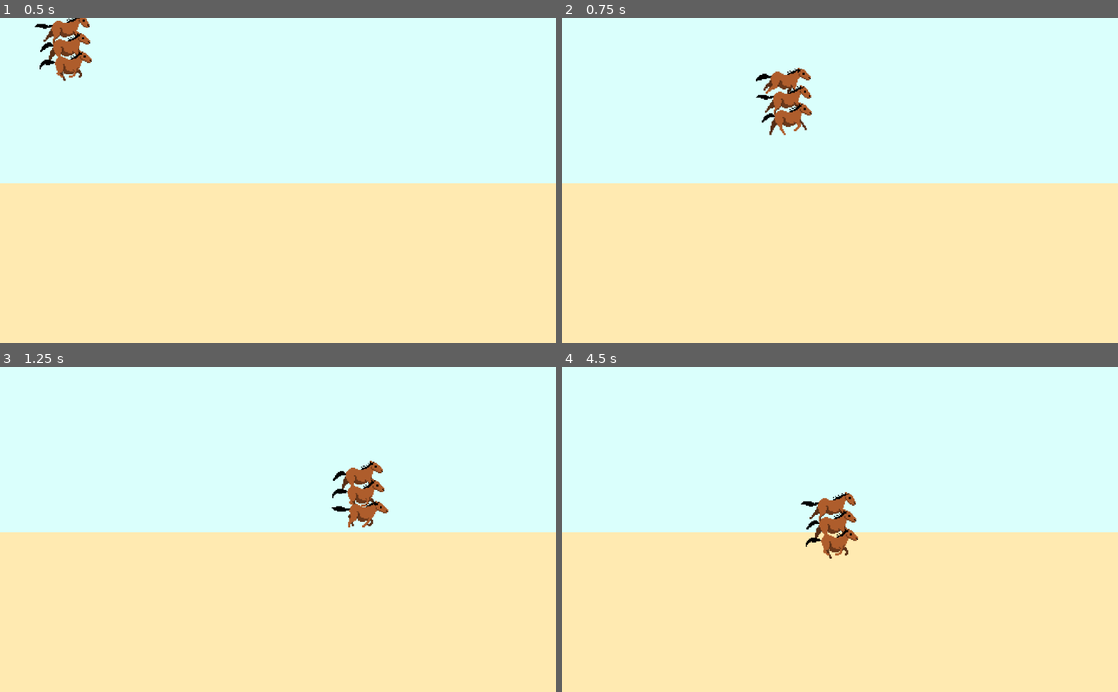
Above: before the commit, frames 1-4 (two rows, left to right).
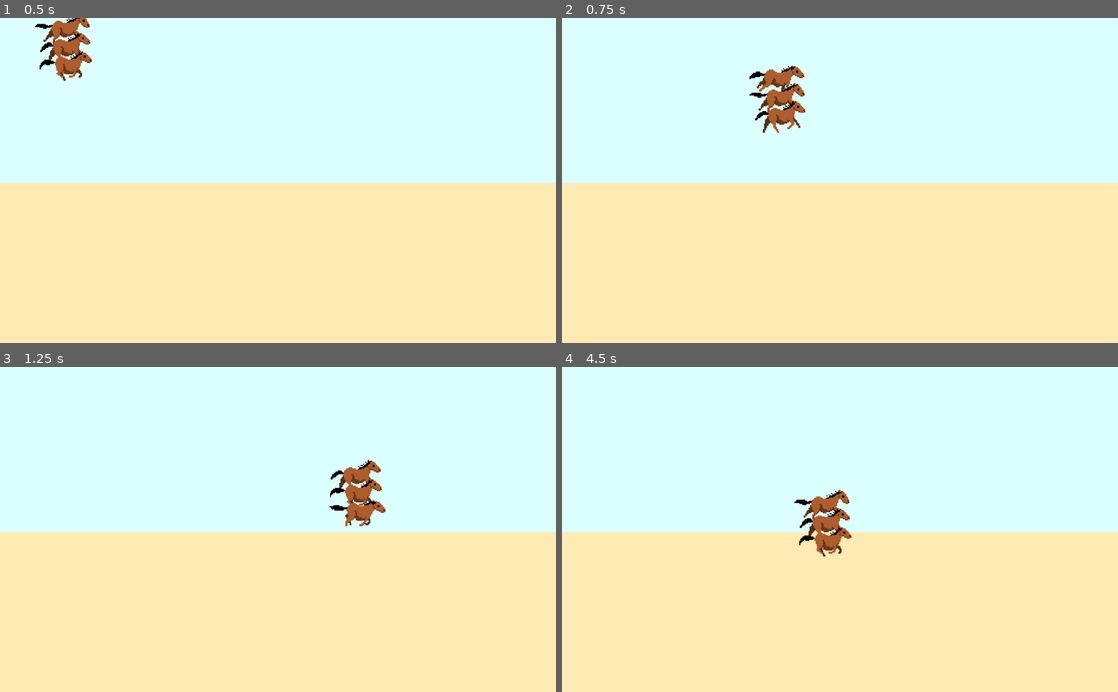
Above: after the commit, the same moments.

Repository: Lanilor53/troika
Game: Godot game, scene res://Road.tscn
Two runs of this game, one before a commit and one after it. Both use one fixed random seed, a clock stepped at 60 frames per second and the inputs below.
Inputs (mouse positions are in pixels of both pictures, inside the frame that each line leads up to):
- Up to frame 1 (0.5 s): no input
- Up to frame 2 (0.75 s): move the mouse to (962, 164) at 0.52 s; right-click (962, 164) at 0.6 s
- Up to frame 3 (1.25 s): click (400, 513) at 0.8 s
- Up to frame 4 (4.5 s): move the mouse to (728, 545) at 1.27 s; click (728, 545) at 1.35 s; right-click (728, 545) at 1.55 s; move the mouse to (895, 458) at 2.02 s; right-click (895, 458) at 2.1 s; click (895, 458) at 2.3 s; move the mouse to (812, 594) at 2.77 s; click (812, 594) at 2.85 s; right-click (812, 594) at 3.05 s; move the mouse to (1006, 578) at 3.52 s; right-click (1006, 578) at 3.6 s; click (1006, 578) at 3.8 s; move the mouse to (673, 480) at 4.27 s; click (673, 480) at 4.35 s

Frame 1 is identical in both runs. In frame 2, 1.2% of the frame differs, in the area x 33-45%, y 14-37%; in frame 3, 0.7%; in frame 4, 1.1%.

Commit message:
Add slowdown and speedup mechanics

Diff:
--- a/Player.gd
+++ b/Player.gd
@@ -1,10 +1,32 @@
 extends KinematicBody2D
 
 var speed = 0.5
+var speedMod = 0.05
+var maxSpeed = 1
+var minSpeed = 0
 
+
+func _process(delta):
+	# TODO: cooldown
+	# Cooldown must be in gui bar
+	# Speed must be in gui bar too
+	if Input.is_action_just_pressed("Speedup"):
+		speedup(speedMod)
+	elif Input.is_action_just_pressed("Slowdown"):
+		slowdown(speedMod)
 
 func _physics_process(delta):
 	var mousePos = get_global_mouse_position()
 	# Position must be slightly to the left
 	#TODO: collision
 	position = lerp(position,mousePos-Vector2(140,0),speed/10)
+
+func speedup(mod):
+	if speed+mod < maxSpeed:
+		speed += mod
+	print(speed)
+
+func slowdown(mod):
+	if speed-mod > minSpeed:
+		speed -= mod
+	print(speed)
--- a/project.godot
+++ b/project.godot
@@ -23,6 +23,19 @@
 window/size/resizable=false
 window/size/fullscreen=true
 
+[input]
+
+Speedup={
+"deadzone": 0.5,
+"events": [ Object(InputEventMouseButton,"resource_local_to_scene":false,"resource_name":"","device":0,"alt":false,"shift":false,"control":false,"meta":false,"command":false,"button_mask":0,"position":Vector2( 0, 0 ),"global_position":Vector2( 0, 0 ),"factor":1.0,"button_index":1,"pressed":false,"doubleclick":false,"script":null)
+ ]
+}
+Slowdown={
+"deadzone": 0.5,
+"events": [ Object(InputEventMouseButton,"resource_local_to_scene":false,"resource_name":"","device":0,"alt":false,"shift":false,"control":false,"meta":false,"command":false,"button_mask":0,"position":Vector2( 0, 0 ),"global_position":Vector2( 0, 0 ),"factor":1.0,"button_index":2,"pressed":false,"doubleclick":false,"script":null)
+ ]
+}
+
 [rendering]
 
 environment/default_environment="res://default_env.tres"
